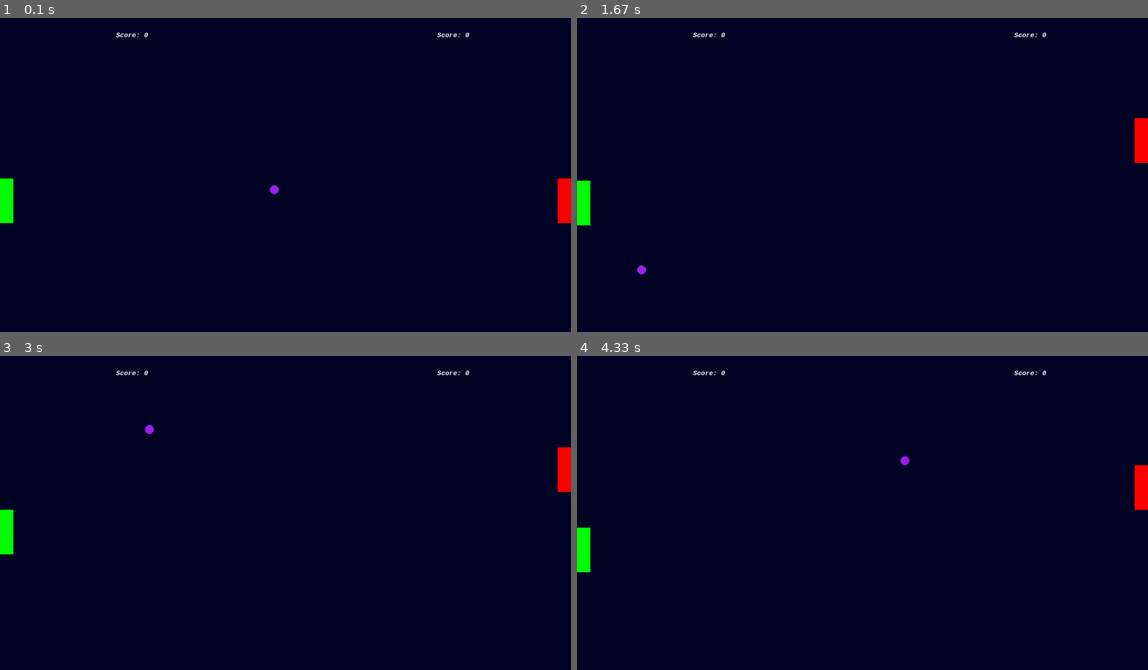
Above: before the commit, frames 1-4 (two rows, left to right).
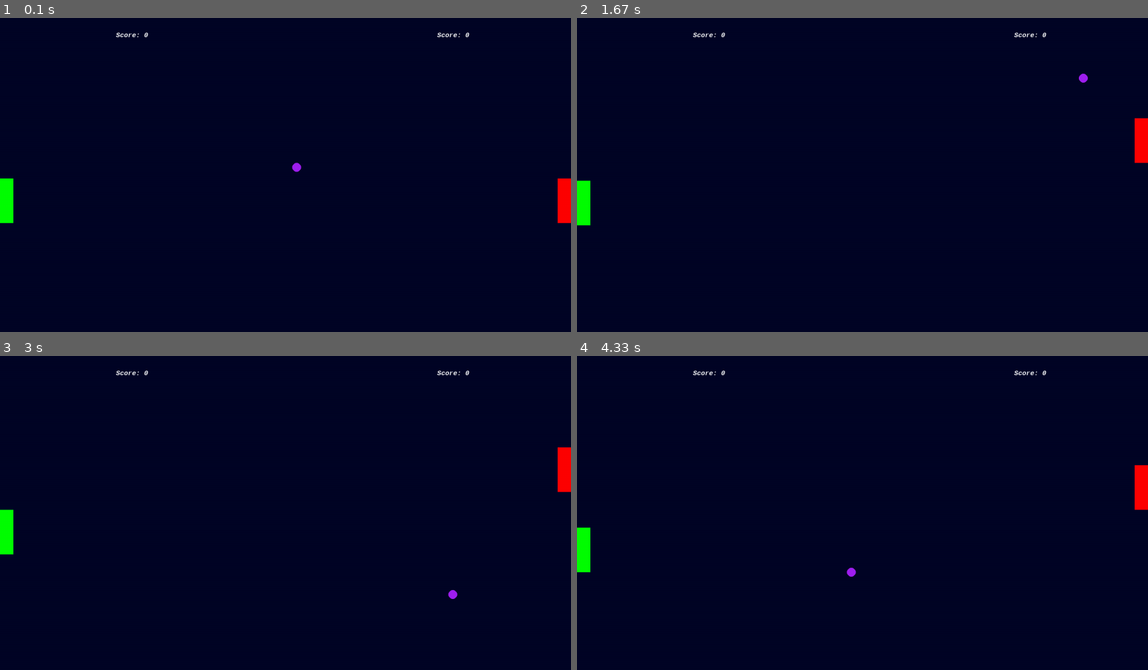
Above: after the commit, the same moments.

Repository: Arthur-Negrao-Smith/Pong-Pygame
Game: pygame game, started from main.py
The game is run twice, just before and just after one commit, with the same random seed, the same clock (stepped at 60 frames per second) and the same inputs.
Inputs:
- Up to frame 1 (0.1 s): no input
- Up to frame 2 (1.67 s): hold Up 0.33-0.8 s; hold Down 0.83-1.13 s; hold S 0.83-1.13 s; hold Up 1.17-1.53 s; hold W 1.17-1.53 s; hold Down from 1.57 s (still down); hold S from 1.57 s (still down)
- Up to frame 3 (3 s): release Down at 1.93 s; release S at 1.93 s; hold Up 1.97-2.27 s; hold W 1.97-2.27 s; hold Down 2.3-2.6 s; hold S 2.3-2.6 s; hold Up from 2.63 s (still down); hold W from 2.63 s (still down)
- Up to frame 4 (4.33 s): release Up at 3 s; release W at 3 s; hold Down 3.03-3.4 s; hold S 3.03-3.4 s; hold Up 3.43-3.73 s; hold W 3.43-3.73 s; hold Down 3.77-4.07 s; hold S 3.77-4.07 s; hold Up from 4.1 s (still down); hold W from 4.1 s (still down)

The runs differ from the first frame. In frame 1, less than 0.1% of the frame differs, in the area x 47-53%, y 46-57%; in frame 2, less than 0.1%; in frame 3, less than 0.1%; in frame 4, less than 0.1%.

Commit message:
Conserto de direção atual

Diff:
--- a/main.py
+++ b/main.py
@@ -77,7 +77,7 @@
 
     # Identifica se a bola está sem movimento
     if direction_selector == start:
-        direction_selector = randint(1, 2)
+        direction_selector = randint(1, 4)
 
     # Escolhe para onde a Bola vai se mexer
     ball.move_ball_to_direction(direction=direction_selector)
